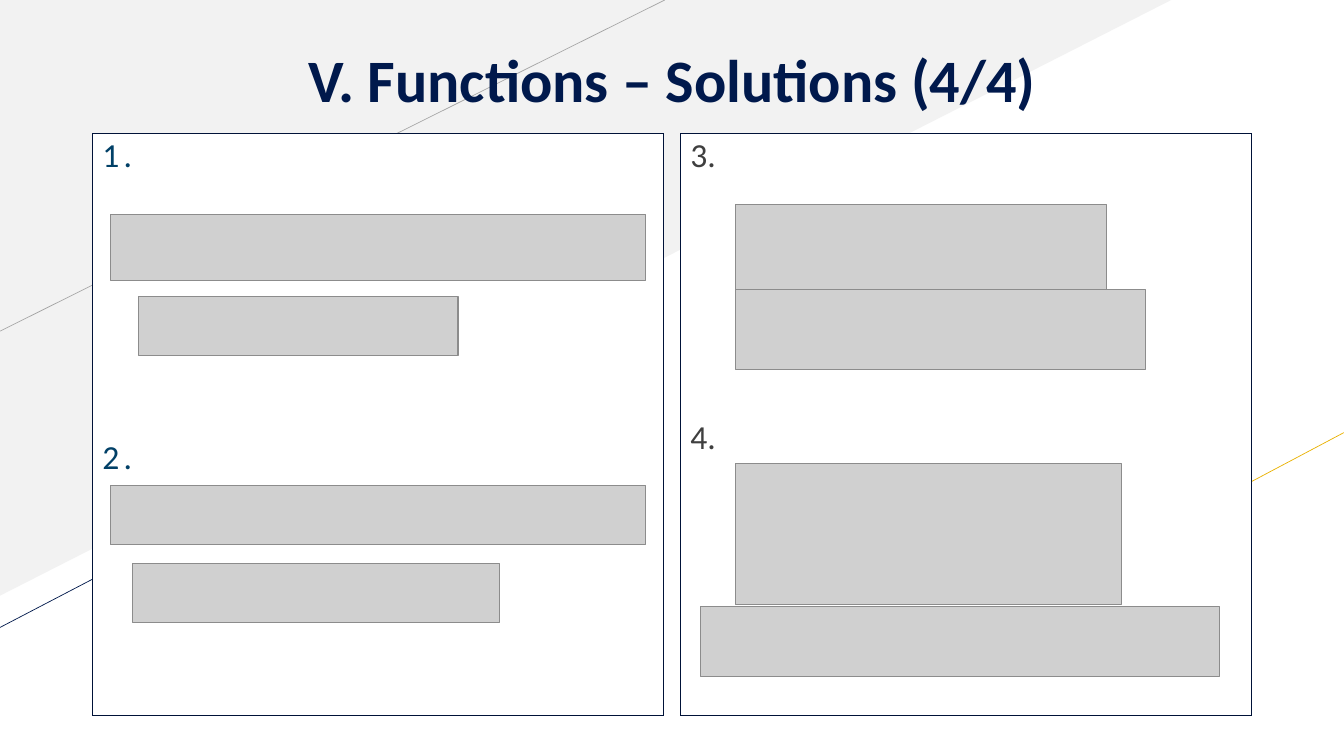
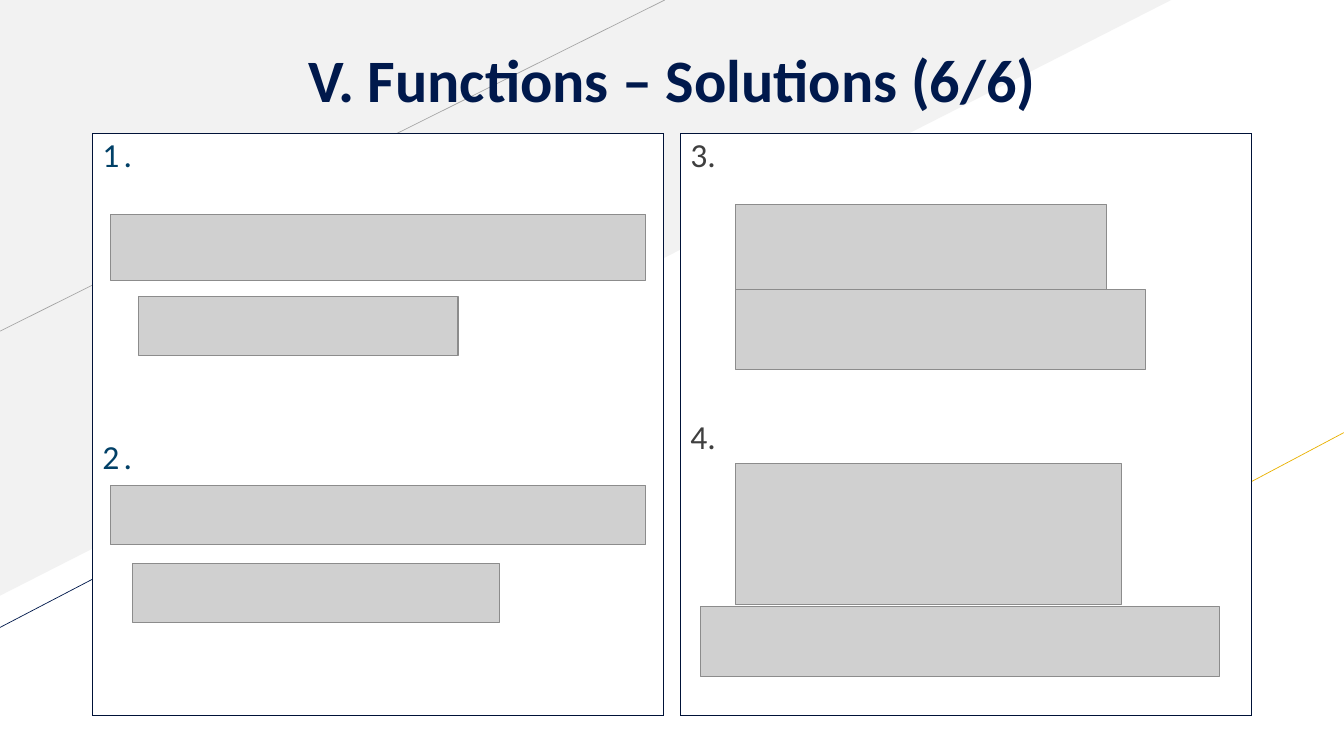
Before and after one commit to sgpy/foconnect, a slide deck: slide 23 of handouts/Python.pptx (slide 21 before the commit). Drawn at 1344x756 pixels with LibreOffice and Linux fonts; fonts in the diff are those of the drawing; grey boxes stand for pictures. Boxes give left, top, right and bottom in pixels: in the first picture for what was removed or moved away, otherwise in the second. Text is boxed around its words. In the diff, an @@ line names an element or a change of style, - is before the commit and + after.

Commit message:
Updated function modules

```diff
--- a/handouts/Python.pptx
+++ b/handouts/Python.pptx
@@ text at [308, 52, 1035, 116]: text changed @@
-V. Functions – Solutions (4/4)
+V. Functions – Solutions (6/6)
```
Also in this commit, not shown: 3 other slides changed, 2 slides added, 1 other file.
